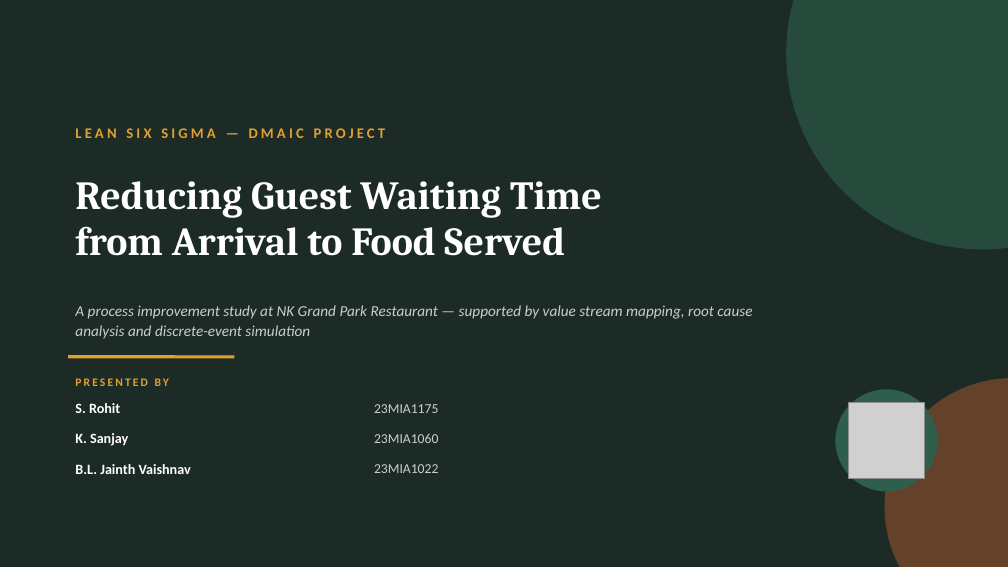
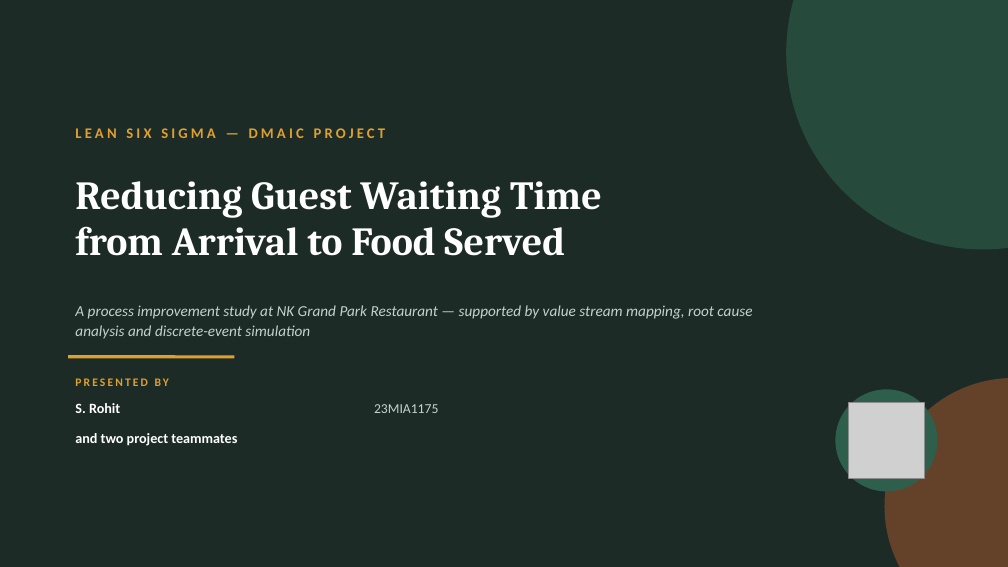
Before and after one commit to rohit87887/lean-six-sigma-dmaic-skarr, a slide deck: slide 1 of presentations/NK_GrandPark_LeanSixSigma.pptx. Drawn at 1008x567 pixels with LibreOffice and Linux fonts; fonts in the diff are those of the drawing; grey boxes stand for pictures. Boxes give left, top, right and bottom in pixels: in the first picture for what was removed or moved away, otherwise in the second. Text is boxed around its words. In the diff, an @@ line names an element or a change of style, - is before the commit and + after.

```diff
--- a/presentations/NK_GrandPark_LeanSixSigma.pptx
+++ b/presentations/NK_GrandPark_LeanSixSigma.pptx
@@ text at box(75, 433, 237, 446): text changed @@
-K. Sanjay
+and two project teammates
@@ text removed at box(374, 434, 438, 443) @@
-23MIA1060
@@ text removed at box(75, 464, 191, 474) @@
-B.L. Jainth Vaishnav
@@ text removed at box(374, 464, 438, 473) @@
-23MIA1022
```
Also in this commit, not shown: 9 other files.
